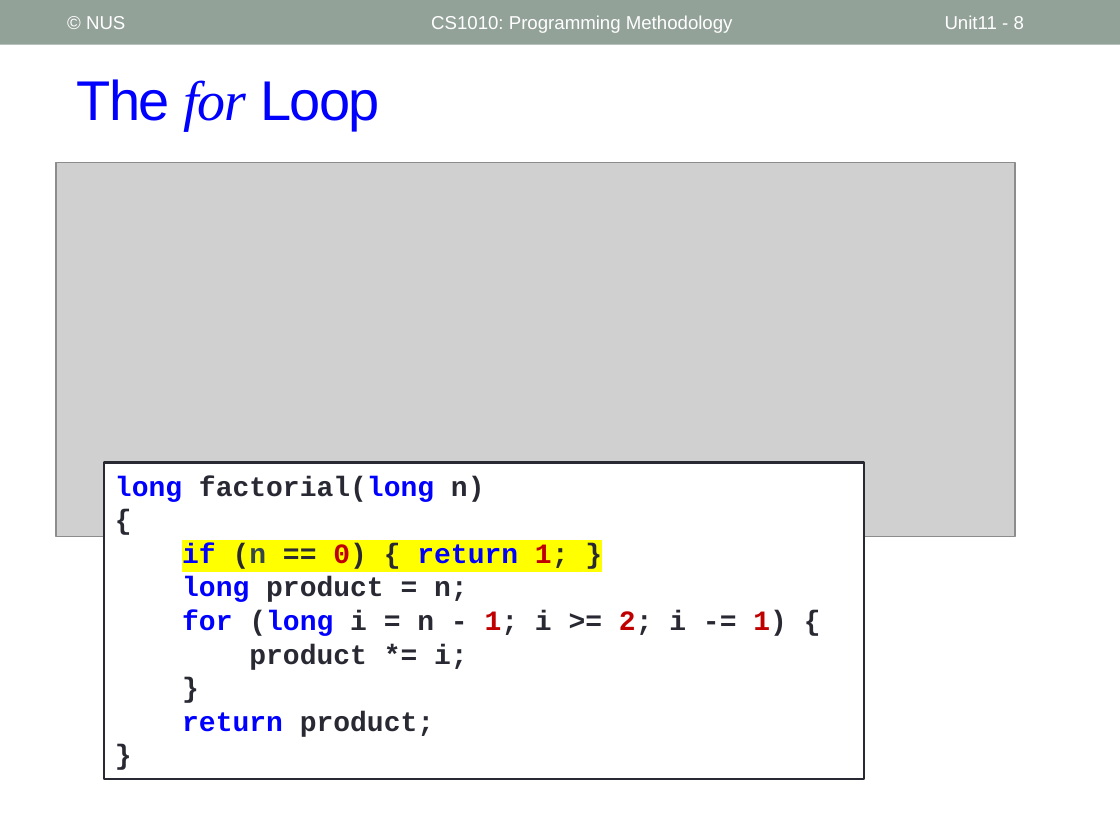
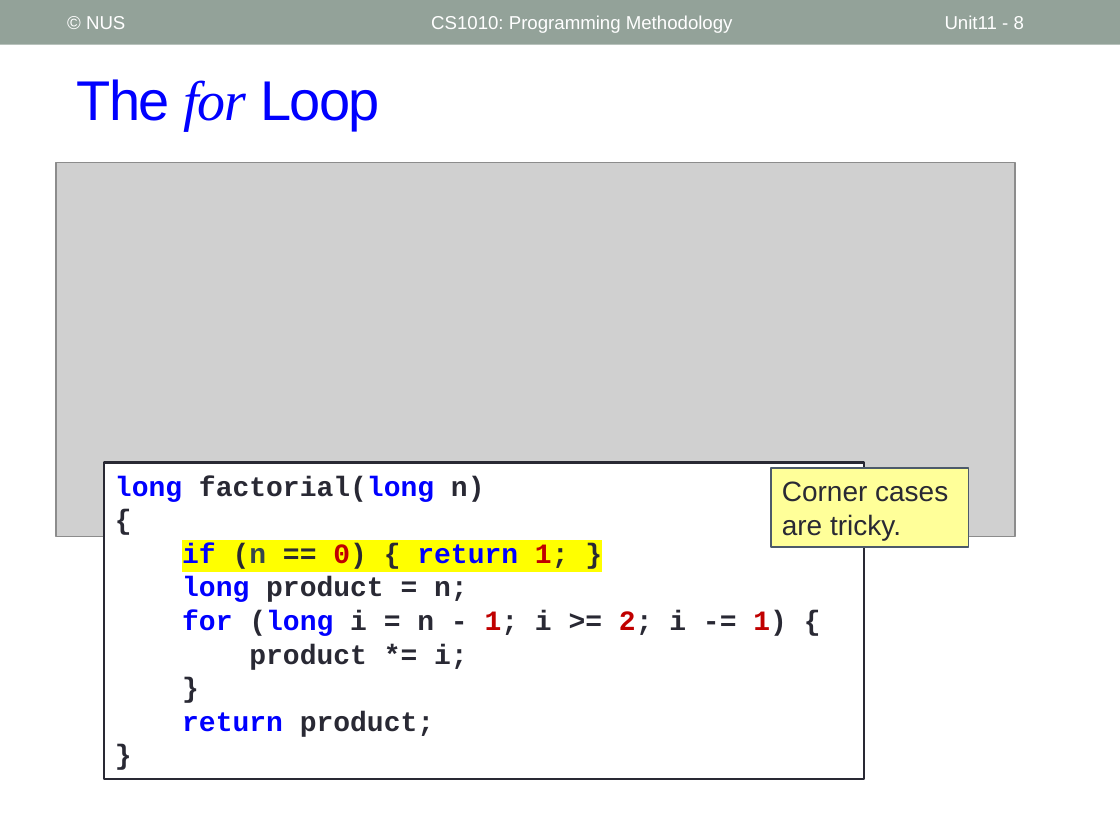
Before and after one commit to nus-cs1010-2526-s2/website, a slide deck: slide 8 of slides/Week5.pptx. Drawn at 1120x840 pixels with LibreOffice and Linux fonts; fonts in the diff are those of the drawing; grey boxes stand for pictures. Boxes give left, top, right and bottom in pixels: in the first picture for what was removed or moved away, otherwise in the second. Text is boxed around its words. In the diff, an @@ line names an element or a change of style, - is before the commit and + after.

```diff
--- a/slides/Week5.pptx
+++ b/slides/Week5.pptx
@@ rectangle added at <box>771,468,968,548</box>, fill #FFFF99, outline #4C5A6A 1 pt, 18 pt, text #292934 @@
+Corner cases are tricky.
```
Also in this commit, not shown: 1 other slide changed, 31 other files.
